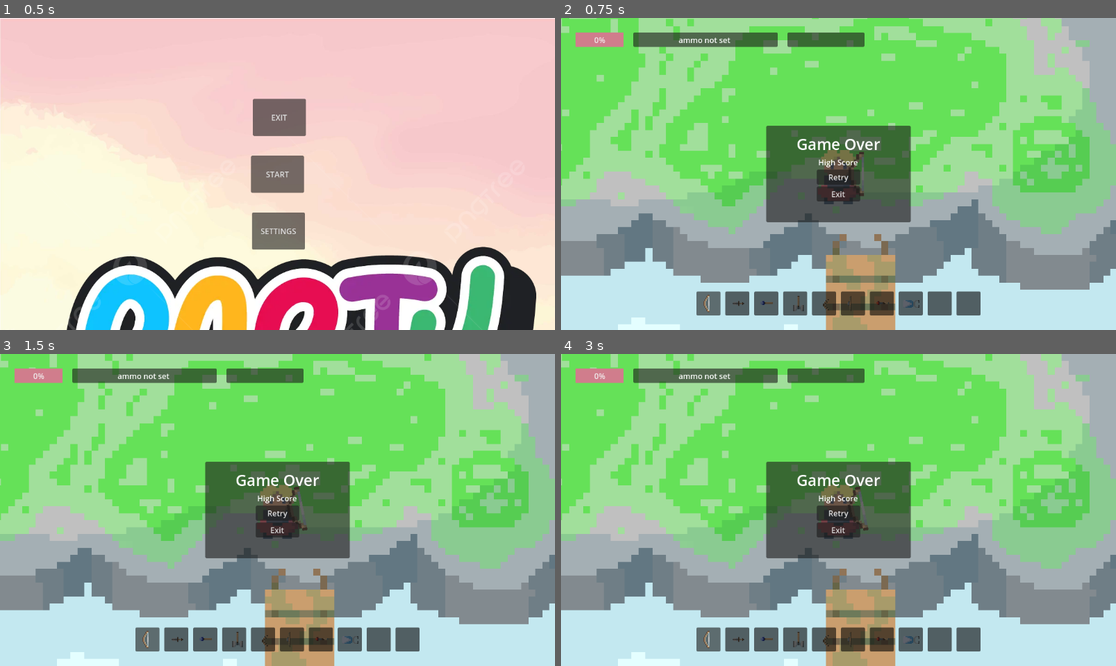
Above: before the commit, frames 1-4 (two rows, left to right).
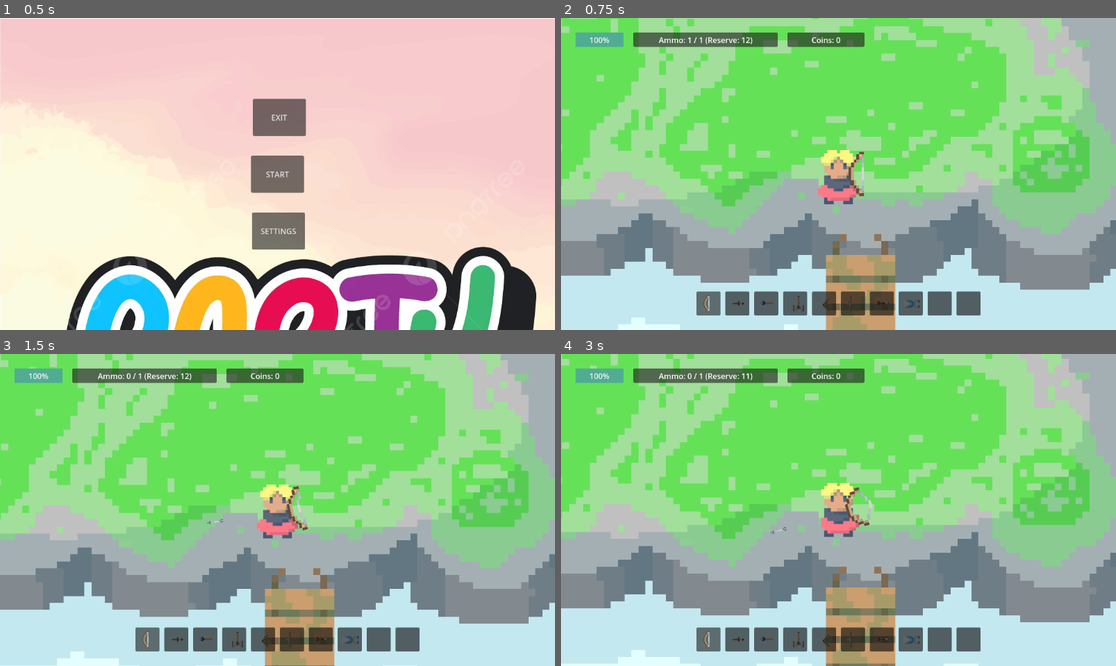
Above: after the commit, the same moments.

Repository: Kryzi/Eksamens-projekt
Game: Godot game, scene res://scenes/main_menu/main_menu.tscn
Two runs of this game, one before a commit and one after it. Both use one fixed random seed, a clock stepped at 60 frames per second and the inputs below.
Inputs (mouse positions are in pixels of both pictures, inside the frame that each line leads up to):
- Up to frame 1 (0.5 s): no input
- Up to frame 2 (0.75 s): click "START" at 0.5 s
- Up to frame 3 (1.5 s): click (277, 513) at 1.25 s, where only the run before the commit has a clickable "Retry"
- Up to frame 4 (3 s): click (838, 513) at 2 s, where only the run before the commit has a clickable "Retry"; click (838, 513) at 2.75 s, where only the run before the commit has a clickable "Retry"

Frame 1 is identical in both runs. In frame 2, 8.7% of the frame differs, in the area x 2-64%, y 4-66%; in frame 3, 10%; in frame 4, 14%, in the area x 0-100%, y 1-100%.
Error before the commit: Attempt to call function 'hide' in base 'null instance' on a null instance. (res://scripts/ui/hud.gd:37)

Commit message:
win screen

Diff:
--- a/scripts/main/player.gd
+++ b/scripts/main/player.gd
@@ -68,4 +68,4 @@
 
 func die():
 	var highScore = PlayerInfo.current_coins
-	PlayerInfo.player_won.emit(highScore)
+	PlayerInfo.win_screen_reached.emit(false, highScore)
--- a/scripts/ui/hud.gd
+++ b/scripts/ui/hud.gd
@@ -34,11 +34,11 @@
 
 
 func _ready() -> void:
-	%GameOverPanel.hide()
+	%EndScreenPanel.hide()
 	PlayerInfo.coin_count_changed.connect(updateCoins)
 	PlayerInfo.health_changed.connect(updateHealthBar)
 	PlayerInfo.ammo_changed.connect(updateAmmo)
-	PlayerInfo.player_reached_end_screen.connect(showEndScreen)
+	PlayerInfo.win_screen_reached.connect(showEndScreen)
 
 	updateCoins(PlayerInfo.current_coins)
 	updateHealthBar(PlayerInfo.health_data)
@@ -69,7 +69,7 @@
 	var end_screen_text = "You win" if is_player_a_winner else "Game over"
 	%EndScreenTextLabel.set_text(end_screen_text)
 	%HighScoreLabel.set_text("High Score: " + str(new_high_score))
-	%GameOverPanel.show()
+	%EndScreenPanel.show()
 	get_tree().paused = true
 
 
